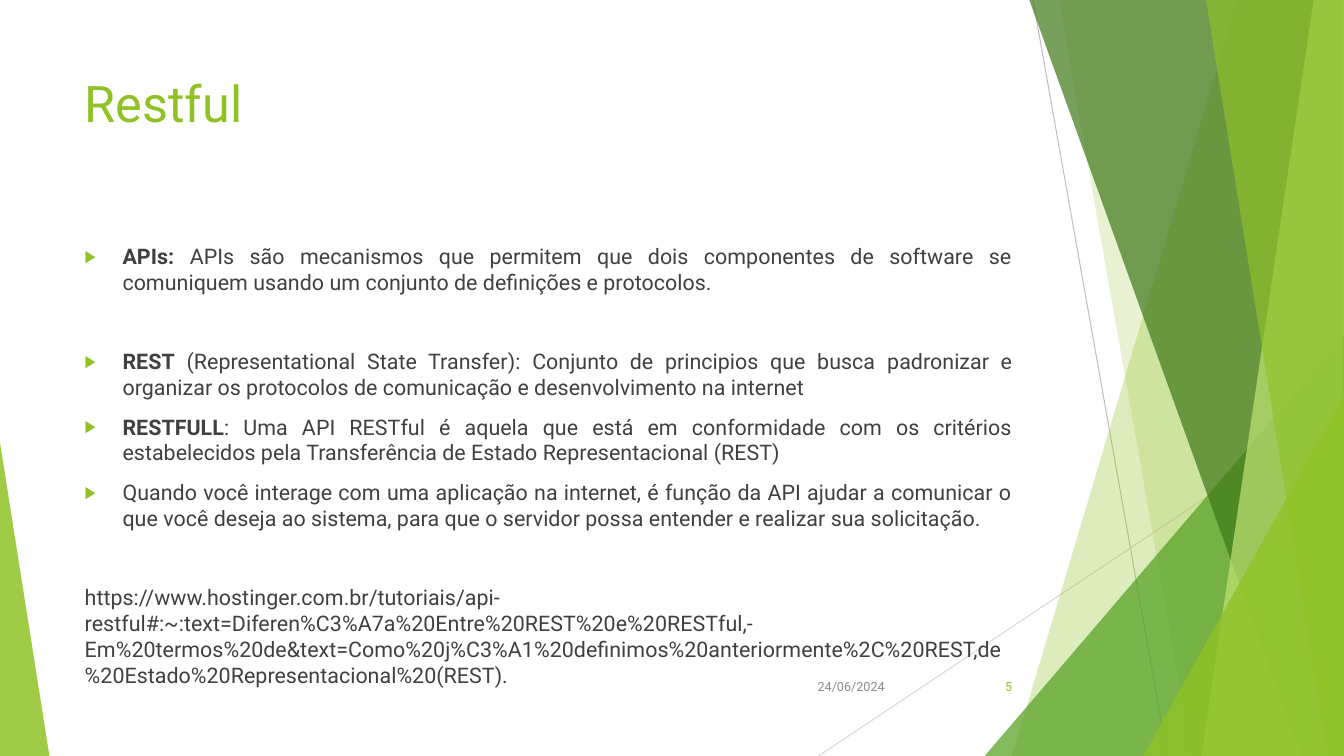
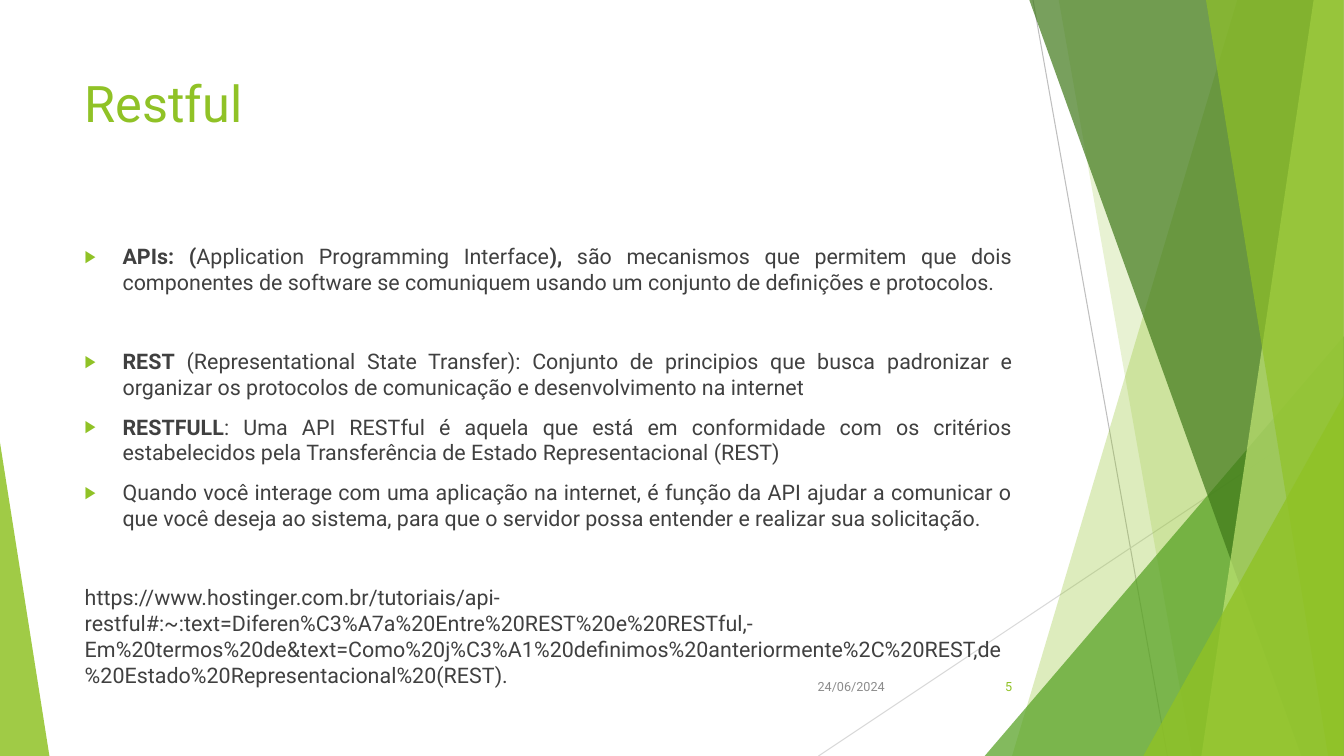
Before and after one commit to evertongodoy/senac-db, a slide deck: slide 5 of presentation/Senac.pptx. Drawn at 1344x756 pixels with LibreOffice and Linux fonts; fonts in the diff are those of the drawing. Boxes give left, top, right and bottom in pixels: in the first picture for what was removed or moved away, otherwise in the second. Text is boxed around its words. In the diff, an @@ line names an element or a change of style, - is before the commit and + after.

```diff
--- a/presentation/Senac.pptx
+++ b/presentation/Senac.pptx
@@ text at [123, 247, 1012, 295]: text changed @@
-▶ APIs: APIs são mecanismos que permitem que dois componentes de software se comuniquem usando um conjunto de definições e protocolos.
+▶ APIs: (Application Programming Interface), são mecanismos que permitem que dois componentes de software se comuniquem usando um conjunto de definições e protocolos.
```
Also in this commit, not shown: 8 other slides changed.
